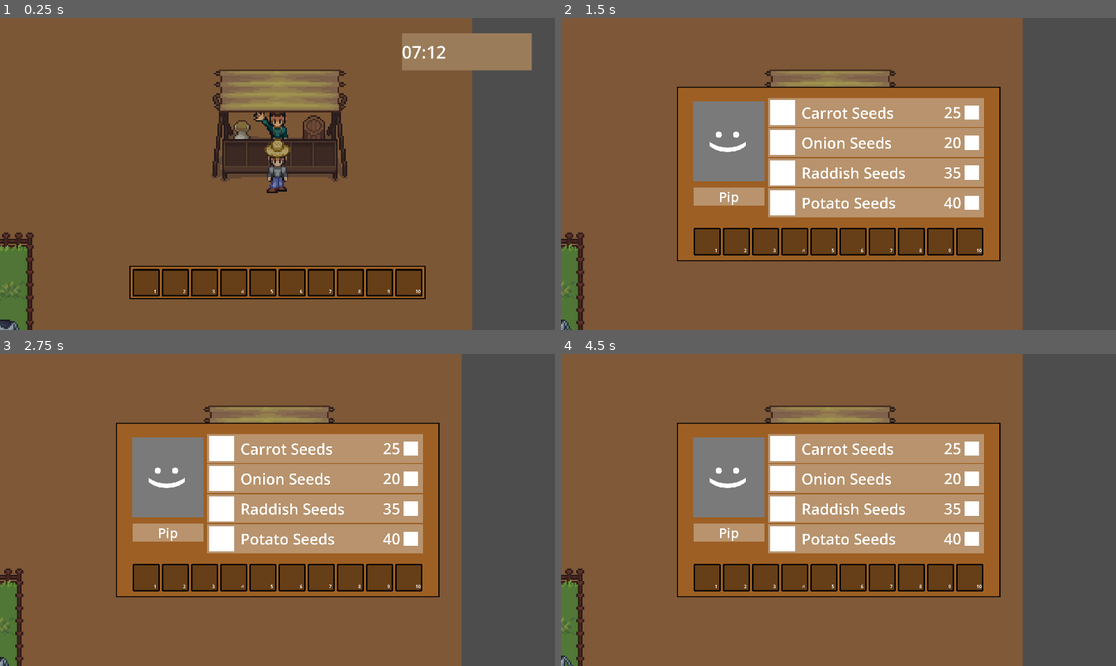
Above: before the commit, frames 1-4 (two rows, left to right).
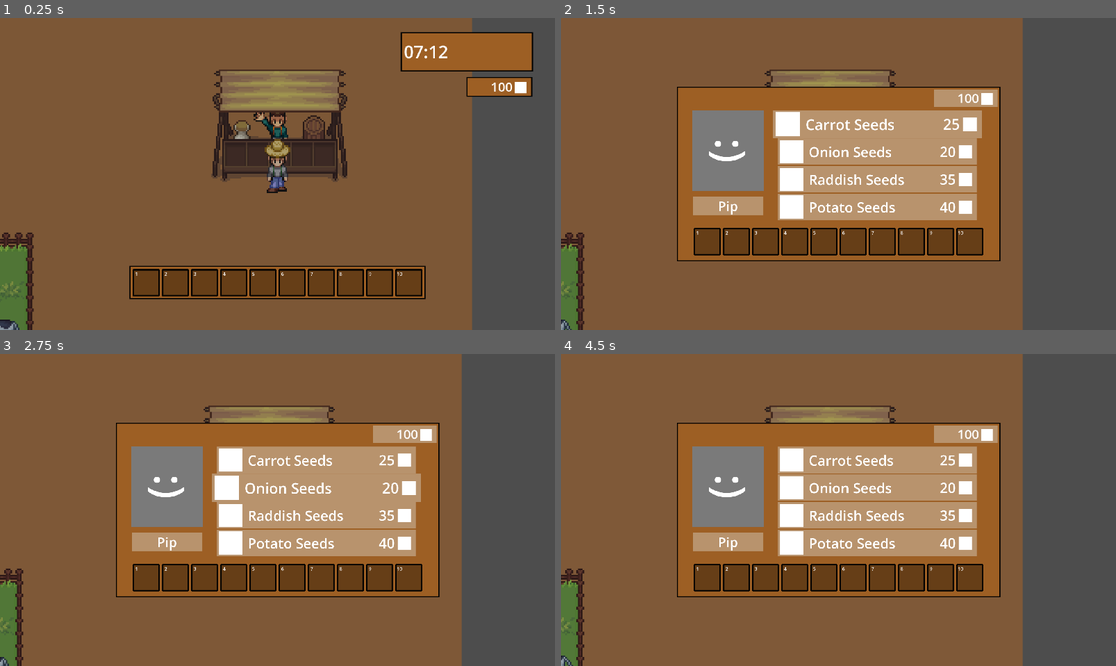
Above: after the commit, the same moments.

Repository: DragonEyeGames/Farming-Fun
Game: Godot game, scene res://Scenes/Main.tscn
Same seed, same stepped clock (60 frames per second), same inputs: the game is played once before the commit and once after it.
Inputs (mouse positions are in pixels of both pictures, inside the frame that each line leads up to):
- Up to frame 1 (0.25 s): no input
- Up to frame 2 (1.5 s): tap Enter at 0.5 s; move the mouse to (960, 158) at 0.52 s; hold D (Right) 0.53-1.25 s; tap E (Interact) at 0.6 s; click (871, 124) at 1.25 s, where only the run after the commit has a clickable "Carrot Seeds"
- Up to frame 3 (2.75 s): click (310, 488) at 2 s, where only the run after the commit has a clickable "Onion Seeds"
- Up to frame 4 (4.5 s): click (871, 516) at 2.75 s, where only the run after the commit has a clickable "Raddish Seeds"; click (871, 541) at 3.5 s, where only the run after the commit has a clickable "Potato Seeds"; tap Space at 4.25 s; move the mouse to (727, 525) at 4.27 s; hold S (Down) from 4.28 s (still down); tap E (Interact) at 4.35 s

The runs differ from the first frame. In frame 1, 3.9% of the frame differs, in the area x 24-97%, y 4-89%; in frame 2, 8.7%; in frame 3, 8.5%; in frame 4, 8.8%, in the area x 23-79%, y 22-76%.
Error after the commit: Invalid access to property or key 'money' on a base object of type 'Button (shopItem.gd)'. (res://Scenes/shop_hud.gd:9)

Commit message:
Item Working
I made it so when you purchase an item it actually subtracts your money! Money is also displayed in many places!

Diff:
--- a/Scenes/Main.tscn
+++ b/Scenes/Main.tscn
@@ -24,8 +24,7 @@
 [ext_resource type="Texture2D" uid="uid://dcbmymdn70l5x" path="res://assets/Objects.png" id="22_3b0ty"]
 [ext_resource type="Texture2D" uid="uid://r1k5u4fnpsmj" path="res://Characters/Shopkeep.png" id="23_3tgeq"]
 [ext_resource type="Script" uid="uid://bt7il3eicur1p" path="res://Scenes/shopkeep.gd" id="24_c4ay3"]
-[ext_resource type="PackedScene" uid="uid://dq70mbcajtim3" path="res://Scenes/inventory_slot.tscn" id="25_c4ay3"]
-[ext_resource type="PackedScene" uid="uid://hubi2ixxr7k2" path="res://Scenes/item.tscn" id="26_5jffn"]
+[ext_resource type="PackedScene" uid="uid://cx1ywkbf2hdqx" path="res://Scenes/shopHUD.tscn" id="25_c4ay3"]
 
 [sub_resource type="AtlasTexture" id="AtlasTexture_im7ls"]
 atlas = ExtResource("6_lgr22")
@@ -699,174 +698,8 @@
 position = Vector2(-0.5, 20)
 shape = SubResource("RectangleShape2D_3tgeq")
 
-[node name="HUD" type="CanvasLayer" parent="Shop"]
+[node name="HUD" parent="Shop" instance=ExtResource("25_c4ay3")]
 visible = false
-
-[node name="ColorRect" type="ColorRect" parent="Shop/HUD"]
-anchors_preset = 8
-anchor_left = 0.5
-anchor_top = 0.5
-anchor_right = 0.5
-anchor_bottom = 0.5
-offset_left = -555.5
-offset_top = -298.0
-offset_right = 555.5
-offset_bottom = 298.0
-grow_horizontal = 2
-grow_vertical = 2
-color = Color(0.6156863, 0.37254903, 0.14117648, 1)
-
-[node name="ColorRect2" type="ColorRect" parent="Shop/HUD"]
-z_index = -1
-anchors_preset = 8
-anchor_left = 0.5
-anchor_top = 0.5
-anchor_right = 0.5
-anchor_bottom = 0.5
-offset_left = -559.0
-offset_top = -302.0
-offset_right = 560.0
-offset_bottom = 302.0
-grow_horizontal = 2
-grow_vertical = 2
-color = Color(0, 0, 0, 1)
-
-[node name="HBoxContainer" type="HBoxContainer" parent="Shop/HUD"]
-z_index = 1
-offset_left = 405.0
-offset_top = 725.0
-offset_right = 1516.0
-offset_bottom = 837.0
-alignment = 1
-
-[node name="InventorySlot" parent="Shop/HUD/HBoxContainer" instance=ExtResource("25_c4ay3")]
-layout_mode = 2
-index = 0
-
-[node name="InventorySlot2" parent="Shop/HUD/HBoxContainer" instance=ExtResource("25_c4ay3")]
-layout_mode = 2
-
-[node name="InventorySlot3" parent="Shop/HUD/HBoxContainer" instance=ExtResource("25_c4ay3")]
-layout_mode = 2
-index = 2
-
-[node name="InventorySlot4" parent="Shop/HUD/HBoxContainer" instance=ExtResource("25_c4ay3")]
-layout_mode = 2
-index = 3
-
-[node name="InventorySlot5" parent="Shop/HUD/HBoxContainer" instance=ExtResource("25_c4ay3")]
-layout_mode = 2
-index = 4
-
-[node name="InventorySlot6" parent="Shop/HUD/HBoxContainer" instance=ExtResource("25_c4ay3")]
-layout_mode = 2
-index = 5
-
-[node name="InventorySlot7" parent="Shop/HUD/HBoxContainer" instance=ExtResource("25_c4ay3")]
-layout_mode = 2
-index = 6
-
-[node name="InventorySlot8" parent="Shop/HUD/HBoxContainer" instance=ExtResource("25_c4ay3")]
-layout_mode = 2
-index = 7
-
-[node name="InventorySlot9" parent="Shop/HUD/HBoxContainer" instance=ExtResource("25_c4ay3")]
-layout_mode = 2
-index = 8
-
-[node name="InventorySlot10" parent="Shop/HUD/HBoxContainer" instance=ExtResource("25_c4ay3")]
-layout_mode = 2
-index = 9
-
-[node name="ColorRect3" type="ColorRect" parent="Shop/HUD"]
-anchors_preset = 8
-anchor_left = 0.5
-anchor_top = 0.5
-anchor_right = 0.5
-anchor_bottom = 0.5
-offset_left = -501.0
-offset_top = 47.0
-offset_right = -203.0
-offset_bottom = 124.0
-grow_horizontal = 2
-grow_vertical = 2
-scale = Vector2(0.82, 0.82)
-color = Color(0.7210815, 0.5746666, 0.42706376, 1)
-
-[node name="RichTextLabel" type="RichTextLabel" parent="Shop/HUD/ColorRect3"]
-layout_mode = 1
-anchors_preset = 15
-anchor_right = 1.0
-anchor_bottom = 1.0
-grow_horizontal = 2
-grow_vertical = 2
-theme_override_font_sizes/normal_font_size = 56
-text = "Pip"
-horizontal_alignment = 1
-vertical_alignment = 1
-
-[node name="ColorRect4" type="ColorRect" parent="Shop/HUD/ColorRect3"]
-z_index = -1
-layout_mode = 1
-anchors_preset = 8
-anchor_left = 0.5
-anchor_top = 0.5
-anchor_right = 0.5
-anchor_bottom = 0.5
-offset_left = -154.0
-offset_top = -42.5
-offset_right = 153.0
-offset_bottom = 38.5
-grow_horizontal = 2
-grow_vertical = 2
-color = Color(0, 0, 0, 1)
-
-[node name="ColorRect5" type="ColorRect" parent="Shop/HUD"]
-offset_left = 457.0
-offset_top = 288.0
-offset_right = 704.0
-offset_bottom = 566.0
-color = Color(0.47788018, 0.47788012, 0.47788012, 1)
-
-[node name="RichTextLabel" type="RichTextLabel" parent="Shop/HUD/ColorRect5"]
-layout_mode = 0
-offset_left = 247.90906
-offset_right = 526.81824
-offset_bottom = 226.28201
-rotation = 1.5707964
-theme_override_font_sizes/normal_font_size = 144
-text = ":)"
-horizontal_alignment = 1
-vertical_alignment = 1
-
-[node name="ScrollContainer" type="ScrollContainer" parent="Shop/HUD"]
-offset_left = 716.0
-offset_top = 277.0
-offset_right = 1500.0
-offset_bottom = 692.0
-horizontal_scroll_mode = 0
-
-[node name="VBoxContainer" type="VBoxContainer" parent="Shop/HUD/ScrollContainer"]
-custom_minimum_size = Vector2(765, 0)
-layout_mode = 2
-
-[node name="Item" parent="Shop/HUD/ScrollContainer/VBoxContainer" instance=ExtResource("26_5jffn")]
-layout_mode = 2
-
-[node name="Item2" parent="Shop/HUD/ScrollContainer/VBoxContainer" instance=ExtResource("26_5jffn")]
-layout_mode = 2
-item = 6
-cost = 20
-
-[node name="Item3" parent="Shop/HUD/ScrollContainer/VBoxContainer" instance=ExtResource("26_5jffn")]
-layout_mode = 2
-item = 5
-cost = 35
-
-[node name="Item4" parent="Shop/HUD/ScrollContainer/VBoxContainer" instance=ExtResource("26_5jffn")]
-layout_mode = 2
-item = 7
-cost = 40
 
 [connection signal="animation_finished" from="Windmill/Door" to="Windmill" method="_on_door_animation_finished"]
 [connection signal="body_entered" from="Windmill/Door/Area2D" to="Windmill" method="_on_area_2d_body_entered"]
--- a/Scenes/hud.tscn
+++ b/Scenes/hud.tscn
@@ -11,18 +11,70 @@
 offset_top = 53.0
 offset_right = 1840.0
 offset_bottom = 181.0
-color = Color(0.6063704, 0.48450226, 0.35283723, 1)
+color = Color(0.6156863, 0.37254903, 0.14117648, 1)
 
 [node name="RichTextLabel" type="RichTextLabel" parent="TimeHolder"]
 layout_mode = 1
 anchors_preset = 15
 anchor_right = 1.0
 anchor_bottom = 1.0
+offset_left = 7.0
+offset_top = -1.0
+offset_right = 1.0
+offset_bottom = -1.0
 grow_horizontal = 2
 grow_vertical = 2
 theme_override_font_sizes/normal_font_size = 60
 text = "Time: 0:00"
 vertical_alignment = 1
+
+[node name="TimeHolder2" type="ColorRect" parent="TimeHolder"]
+z_index = -1
+layout_mode = 0
+offset_left = -4.0
+offset_top = -4.0
+offset_right = 454.0
+offset_bottom = 132.0
+color = Color(0, 0, 0, 1)
+
+[node name="Money Holder" type="ColorRect" parent="."]
+offset_left = 1618.0
+offset_top = 208.0
+offset_right = 1837.0
+offset_bottom = 269.0
+color = Color(0.6156863, 0.37254903, 0.14117648, 1)
+
+[node name="RichTextLabel" type="RichTextLabel" parent="Money Holder"]
+layout_mode = 1
+anchors_preset = 15
+anchor_right = 1.0
+anchor_bottom = 1.0
+offset_left = 7.0
+offset_top = -1.0
+offset_right = -64.0
+offset_bottom = -1.0
+grow_horizontal = 2
+grow_vertical = 2
+theme_override_font_sizes/normal_font_size = 44
+text = "100"
+horizontal_alignment = 2
+vertical_alignment = 1
+
+[node name="TimeHolder2" type="ColorRect" parent="Money Holder"]
+z_index = -1
+layout_mode = 0
+offset_left = -4.0
+offset_top = -4.0
+offset_right = 224.0
+offset_bottom = 65.0
+color = Color(0, 0, 0, 1)
+
+[node name="ColorRect" type="ColorRect" parent="Money Holder"]
+layout_mode = 0
+offset_left = 163.0
+offset_top = 13.0
+offset_right = 203.0
+offset_bottom = 53.0
 
 [node name="HBoxContainer" type="HBoxContainer" parent="."]
 offset_left = 1.0
@@ -67,7 +119,7 @@
 offset_top = 861.0
 offset_right = 1469.0
 offset_bottom = 970.0
-color = Color(0.6152663, 0.37409964, 0.13962057, 1)
+color = Color(0.6156863, 0.37254903, 0.14117648, 1)
 
 [node name="ColorRect2" type="ColorRect" parent="."]
 z_index = -3
--- a/Scenes/inventory_slot.tscn
+++ b/Scenes/inventory_slot.tscn
@@ -29,40 +29,17 @@
 offset_bottom = 94.0
 color = Color(0, 0, 0, 0.34901962)
 
-[node name="Carrot" type="Sprite2D" parent="."]
-visible = false
-position = Vector2(55.999996, 49.000004)
-scale = Vector2(4.86, 4.86)
-texture = ExtResource("4_x3kwo")
-region_enabled = true
-region_rect = Rect2(160, 304, 16, 16)
+[node name="RichTextLabel" type="RichTextLabel" parent="."]
+layout_mode = 0
+offset_left = 7.0
+offset_top = 7.0
+offset_right = 26.0
+offset_bottom = 31.0
+text = "1"
+horizontal_alignment = 1
+vertical_alignment = 1
 
-[node name="Raddish" type="Sprite2D" parent="."]
-visible = false
-self_modulate = Color(1, 0.4862745, 0.6901961, 1)
-position = Vector2(51, 52)
-scale = Vector2(4.86, 4.86)
-texture = ExtResource("4_x3kwo")
-region_enabled = true
-region_rect = Rect2(194, 290, 12, 12)
-
-[node name="Onion" type="Sprite2D" parent="."]
-visible = false
-position = Vector2(46.000004, 59.000004)
-scale = Vector2(7.695, 7.695)
-texture = ExtResource("4_x3kwo")
-region_enabled = true
-region_rect = Rect2(114, 260, 10, 12)
-
-[node name="Potato" type="Sprite2D" parent="."]
-visible = false
-position = Vector2(48, 48)
-scale = Vector2(7.125, 7.125)
-texture = ExtResource("4_x3kwo")
-region_enabled = true
-region_rect = Rect2(210, 290, 12, 12)
-
-[node name="RichTextLabel" type="RichTextLabel" parent="."]
+[node name="Value" type="RichTextLabel" parent="."]
 layout_mode = 0
 offset_left = 71.0
 offset_top = 68.0
@@ -72,12 +49,37 @@
 horizontal_alignment = 1
 vertical_alignment = 1
 
-[node name="Value" type="RichTextLabel" parent="."]
-layout_mode = 0
-offset_left = 7.0
-offset_top = 68.0
-offset_right = 26.0
-offset_bottom = 92.0
-text = "1"
-horizontal_alignment = 1
-vertical_alignment = 1
+[node name="Items" type="Node2D" parent="."]
+
+[node name="Carrot" type="Sprite2D" parent="Items"]
+visible = false
+position = Vector2(55.999996, 49.000004)
+scale = Vector2(4.86, 4.86)
+texture = ExtResource("4_x3kwo")
+region_enabled = true
+region_rect = Rect2(160, 304, 16, 16)
+
+[node name="Raddish" type="Sprite2D" parent="Items"]
+visible = false
+self_modulate = Color(1, 0.4862745, 0.6901961, 1)
+position = Vector2(51, 52)
+scale = Vector2(4.86, 4.86)
+texture = ExtResource("4_x3kwo")
+region_enabled = true
+region_rect = Rect2(194, 290, 12, 12)
+
+[node name="Onion" type="Sprite2D" parent="Items"]
+visible = false
+position = Vector2(46.000004, 59.000004)
+scale = Vector2(7.695, 7.695)
+texture = ExtResource("4_x3kwo")
+region_enabled = true
+region_rect = Rect2(114, 260, 10, 12)
+
+[node name="Potato" type="Sprite2D" parent="Items"]
+visible = false
+position = Vector2(48, 48)
+scale = Vector2(7.125, 7.125)
+texture = ExtResource("4_x3kwo")
+region_enabled = true
+region_rect = Rect2(210, 290, 12, 12)
--- a/Scenes/item.tscn
+++ b/Scenes/item.tscn
@@ -2,10 +2,13 @@
 
 [ext_resource type="Script" uid="uid://dduwraqaxa3w" path="res://Scenes/shopItem.gd" id="1_ys0gr"]
 
-[node name="Item" type="Control"]
+[node name="Item" type="Button"]
 custom_minimum_size = Vector2(0, 100)
-layout_mode = 3
-anchors_preset = 0
+offset_right = 770.0
+offset_bottom = 100.0
+pivot_offset = Vector2(384, 50)
+focus_mode = 0
+flat = true
 script = ExtResource("1_ys0gr")
 item = 4
 cost = 25
@@ -14,35 +17,40 @@
 layout_mode = 1
 anchors_preset = 9
 anchor_bottom = 1.0
-offset_right = 748.0
-grow_horizontal = 2
+offset_left = 22.0
+offset_top = 1.0
+offset_right = 770.0
+offset_bottom = 1.0
 grow_vertical = 2
+mouse_filter = 2
 color = Color(0.72156864, 0.5764706, 0.42745098, 1)
-metadata/_edit_use_anchors_ = true
 
 [node name="ColorRect2" type="ColorRect" parent="."]
 layout_mode = 0
-offset_left = 8.0
-offset_top = 7.0
-offset_right = 95.0
-offset_bottom = 94.0
+offset_left = 30.0
+offset_top = 8.0
+offset_right = 117.0
+offset_bottom = 95.0
+mouse_filter = 2
 
 [node name="Item" type="RichTextLabel" parent="."]
 layout_mode = 0
-offset_left = 116.0
-offset_top = 7.0
-offset_right = 496.0
-offset_bottom = 95.0
+offset_left = 138.0
+offset_top = 8.0
+offset_right = 518.0
+offset_bottom = 96.0
+mouse_filter = 2
 theme_override_font_sizes/normal_font_size = 52
 text = "Carrot Seeds"
 vertical_alignment = 1
 
 [node name="Cost" type="RichTextLabel" parent="."]
 layout_mode = 0
-offset_left = 548.0
-offset_top = 9.0
-offset_right = 668.0
-offset_bottom = 92.0
+offset_left = 570.0
+offset_top = 10.0
+offset_right = 690.0
+offset_bottom = 93.0
+mouse_filter = 2
 theme_override_font_sizes/normal_font_size = 52
 text = "25"
 horizontal_alignment = 2
@@ -50,7 +58,12 @@
 
 [node name="ColorRect3" type="ColorRect" parent="."]
 layout_mode = 0
-offset_left = 680.0
-offset_top = 26.0
-offset_right = 730.0
-offset_bottom = 75.0
+offset_left = 702.0
+offset_top = 27.0
+offset_right = 752.0
+offset_bottom = 76.0
+mouse_filter = 2
+
+[connection signal="mouse_entered" from="." to="." method="_on_mouse_entered"]
+[connection signal="mouse_exited" from="." to="." method="_on_mouse_exited"]
+[connection signal="pressed" from="." to="." method="_on_pressed"]
--- /dev/null
+++ b/Scenes/shopHUD.tscn
@@ -0,0 +1,225 @@
+[gd_scene load_steps=4 format=3 uid="uid://cx1ywkbf2hdqx"]
+
+[ext_resource type="Script" uid="uid://bpos8g004ccg7" path="res://Scenes/shop_hud.gd" id="1_7b6gg"]
+[ext_resource type="PackedScene" uid="uid://dq70mbcajtim3" path="res://Scenes/inventory_slot.tscn" id="1_ai82c"]
+[ext_resource type="PackedScene" uid="uid://hubi2ixxr7k2" path="res://Scenes/item.tscn" id="2_7b6gg"]
+
+[node name="HUD" type="CanvasLayer"]
+process_mode = 3
+script = ExtResource("1_7b6gg")
+
+[node name="ColorRect" type="ColorRect" parent="."]
+anchors_preset = 8
+anchor_left = 0.5
+anchor_top = 0.5
+anchor_right = 0.5
+anchor_bottom = 0.5
+offset_left = -555.5
+offset_top = -298.0
+offset_right = 555.5
+offset_bottom = 298.0
+grow_horizontal = 2
+grow_vertical = 2
+mouse_filter = 2
+color = Color(0.6156863, 0.37254903, 0.14117648, 1)
+
+[node name="ColorRect2" type="ColorRect" parent="."]
+z_index = -1
+anchors_preset = 8
+anchor_left = 0.5
+anchor_top = 0.5
+anchor_right = 0.5
+anchor_bottom = 0.5
+offset_left = -559.0
+offset_top = -302.0
+offset_right = 560.0
+offset_bottom = 302.0
+grow_horizontal = 2
+grow_vertical = 2
+mouse_filter = 2
+color = Color(0, 0, 0, 1)
+
+[node name="HBoxContainer" type="HBoxContainer" parent="."]
+z_index = 1
+offset_left = 405.0
+offset_top = 725.0
+offset_right = 1516.0
+offset_bottom = 837.0
+alignment = 1
+
+[node name="InventorySlot" parent="HBoxContainer" instance=ExtResource("1_ai82c")]
+layout_mode = 2
+index = 0
+selectable = false
+
+[node name="InventorySlot2" parent="HBoxContainer" instance=ExtResource("1_ai82c")]
+layout_mode = 2
+selectable = false
+
+[node name="InventorySlot3" parent="HBoxContainer" instance=ExtResource("1_ai82c")]
+layout_mode = 2
+index = 2
+selectable = false
+
+[node name="InventorySlot4" parent="HBoxContainer" instance=ExtResource("1_ai82c")]
+layout_mode = 2
+index = 3
+selectable = false
+
+[node name="InventorySlot5" parent="HBoxContainer" instance=ExtResource("1_ai82c")]
+layout_mode = 2
+index = 4
+selectable = false
+
+[node name="InventorySlot6" parent="HBoxContainer" instance=ExtResource("1_ai82c")]
+layout_mode = 2
+index = 5
+selectable = false
+
+[node name="InventorySlot7" parent="HBoxContainer" instance=ExtResource("1_ai82c")]
+layout_mode = 2
+index = 6
+selectable = false
+
+[node name="InventorySlot8" parent="HBoxContainer" instance=ExtResource("1_ai82c")]
+layout_mode = 2
+index = 7
+selectable = false
+
+[node name="InventorySlot9" parent="HBoxContainer" instance=ExtResource("1_ai82c")]
+layout_mode = 2
+index = 8
+selectable = false
+
+[node name="InventorySlot10" parent="HBoxContainer" instance=ExtResource("1_ai82c")]
+layout_mode = 2
+index = 9
+selectable = false
+
+[node name="ColorRect3" type="ColorRect" parent="."]
+anchors_preset = 8
+anchor_left = 0.5
+anchor_top = 0.5
+anchor_right = 0.5
+anchor_bottom = 0.5
+offset_left = -504.0
+offset_top = 79.0
+offset_right = -206.0
+offset_bottom = 156.0
+grow_horizontal = 2
+grow_vertical = 2
+scale = Vector2(0.82, 0.82)
+mouse_filter = 2
+color = Color(0.7210815, 0.5746666, 0.42706376, 1)
+
+[node name="RichTextLabel" type="RichTextLabel" parent="ColorRect3"]
+layout_mode = 1
+anchors_preset = 15
+anchor_right = 1.0
+anchor_bottom = 1.0
+grow_horizontal = 2
+grow_vertical = 2
+theme_override_font_sizes/normal_font_size = 56
+text = "Pip"
+horizontal_alignment = 1
+vertical_alignment = 1
+
+[node name="ColorRect4" type="ColorRect" parent="ColorRect3"]
+z_index = -1
+layout_mode = 1
+anchors_preset = 8
+anchor_left = 0.5
+anchor_top = 0.5
+anchor_right = 0.5
+anchor_bottom = 0.5
+offset_left = -154.0
+offset_top = -42.5
+offset_right = 153.0
+offset_bottom = 38.5
+grow_horizontal = 2
+grow_vertical = 2
+color = Color(0, 0, 0, 1)
+
+[node name="ColorRect5" type="ColorRect" parent="."]
+offset_left = 454.0
+offset_top = 320.0
+offset_right = 701.0
+offset_bottom = 598.0
+mouse_filter = 2
+color = Color(0.47788018, 0.47788012, 0.47788012, 1)
+
+[node name="RichTextLabel" type="RichTextLabel" parent="ColorRect5"]
+layout_mode = 0
+offset_left = 247.90906
+offset_right = 526.81824
+offset_bottom = 226.28201
+rotation = 1.5707964
+theme_override_font_sizes/normal_font_size = 144
+text = ":)"
+horizontal_alignment = 1
+vertical_alignment = 1
+
+[node name="ScrollContainer" type="ScrollContainer" parent="."]
+offset_left = 730.0
+offset_top = 320.0
+offset_right = 1528.0
+offset_bottom = 735.0
+scale = Vector2(0.92, 0.92)
+horizontal_scroll_mode = 0
+
+[node name="VBoxContainer" type="VBoxContainer" parent="ScrollContainer"]
+custom_minimum_size = Vector2(765, 0)
+layout_mode = 2
+
+[node name="Item" parent="ScrollContainer/VBoxContainer" instance=ExtResource("2_7b6gg")]
+layout_mode = 2
+
+[node name="Item2" parent="ScrollContainer/VBoxContainer" instance=ExtResource("2_7b6gg")]
+layout_mode = 2
+item = 6
+cost = 20
+
+[node name="Item3" parent="ScrollContainer/VBoxContainer" instance=ExtResource("2_7b6gg")]
+layout_mode = 2
+item = 5
+cost = 35
+
+[node name="Item4" parent="ScrollContainer/VBoxContainer" instance=ExtResource("2_7b6gg")]
+layout_mode = 2
+item = 7
+cost = 40
+
+[node name="Money Holder" type="ColorRect" parent="."]
+offset_left = 1291.0
+offset_top = 247.0
+offset_right = 1510.0
+offset_bottom = 308.0
+color = Color(0.72156864, 0.5764706, 0.42745098, 1)
+
+[node name="RichTextLabel" type="RichTextLabel" parent="Money Holder"]
+layout_mode = 1
+anchors_preset = 15
+anchor_right = 1.0
+anchor_bottom = 1.0
+offset_left = 7.0
+offset_top = -1.0
+offset_right = -64.0
+offset_bottom = -1.0
+grow_horizontal = 2
+grow_vertical = 2
+theme_override_font_sizes/normal_font_size = 44
+text = "100"
+horizontal_alignment = 2
+vertical_alignment = 1
+
+[node name="ColorRect" type="ColorRect" parent="Money Holder"]
+layout_mode = 0
+offset_left = 163.0
+offset_top = 13.0
+offset_right = 203.0
+offset_bottom = 53.0
+
+[connection signal="pressed" from="ScrollContainer/VBoxContainer/Item" to="." method="_on_item_pressed" binds= [0]]
+[connection signal="pressed" from="ScrollContainer/VBoxContainer/Item2" to="." method="_on_item_pressed" binds= [1]]
+[connection signal="pressed" from="ScrollContainer/VBoxContainer/Item3" to="." method="_on_item_pressed" binds= [2]]
+[connection signal="pressed" from="ScrollContainer/VBoxContainer/Item4" to="." method="_on_item_pressed" binds= [3]]
--- a/Scenes/shopItem.gd
+++ b/Scenes/shopItem.gd
@@ -9,3 +9,21 @@
 	itemText = itemText.replace("_", " ")
 	$Item.text=str(itemText)
 	$Cost.text=str(cost)
+
+
+func _on_mouse_entered() -> void:
+	var tween=create_tween()
+	tween.tween_property(self, "scale", Vector2(1.05, 1.05), .1)
+
+
+func _on_mouse_exited() -> void:
+	var tween=create_tween()
+	tween.tween_property(self, "scale", Vector2.ONE, .1)
+
+
+func _on_pressed() -> void:
+	var tween=create_tween()
+	tween.tween_property($ColorRect, "color", Color.html('9d5f24'), .05)
+	await get_tree().create_timer(0.05).timeout
+	var tween2=create_tween()
+	tween2.tween_property($ColorRect, "color", Color.html("#b8936d"), .05)
--- /dev/null
+++ b/Scenes/shop_hud.gd
@@ -0,0 +1,10 @@
+extends CanvasLayer
+
+func _process(_delta: float) -> void:
+	$"Money Holder/RichTextLabel".text=str(GameManager.playerMoney)
+
+
+func _on_item_pressed(id) -> void:
+	var caller = $ScrollContainer/VBoxContainer.get_child(id)
+	GameManager.playerMoney-=caller.money
+	GameManager.addItem(caller.item, 1)
--- a/Scenes/shopkeep.gd
+++ b/Scenes/shopkeep.gd
@@ -1,6 +1,7 @@
 extends AnimatedSprite2D
 
 var playerEntered:=false
+var shopVisible:=false
 
 func _ready() -> void:
 	randomEvents()
@@ -17,6 +18,12 @@
 		GameManager.player.canMove=false
 		GameManager.player.sprite.play("idle-up")
 		$"../HUD".visible=true
+		shopVisible=true
+	if(shopVisible and Input.is_action_just_pressed("Escape")):
+		shopVisible=false
+		$"../HUD".visible=false
+		GameManager.hud.visible=true
+		GameManager.player.canMove=true
 
 func _on_animation_finished() -> void:
 	play("idle")
--- a/Scripts/GameManager.gd
+++ b/Scripts/GameManager.gd
@@ -4,6 +4,8 @@
 
 var hud
 var player
+
+var playerMoney:=100
 
 enum inventoryItem {
 	Carrot,
--- a/Scripts/hud.gd
+++ b/Scripts/hud.gd
@@ -13,3 +13,4 @@
 	var minutes := total_minutes % 60
 	var time_24h := "%02d:%02d" % [hours, minutes]
 	$TimeHolder/RichTextLabel.text=str(time_24h)
+	$"Money Holder/RichTextLabel".text=str(GameManager.playerMoney )
--- a/Scripts/inventory_slot.gd
+++ b/Scripts/inventory_slot.gd
@@ -1,20 +1,21 @@
 extends Control
 
 @export var index:=1
+@export var selectable:=true
 
 func _ready() -> void:
 	await get_tree().process_frame
 	$RichTextLabel.text=str(index+1)
 
 func _process(_delta: float) -> void:
-	$InventoryOutline.visible=GameManager.playerSelected==index
+	$InventoryOutline.visible=GameManager.playerSelected==index and selectable
 	var keys := GameManager.playerInventory.keys()
 
 	if index < keys.size():
 		var item = keys[index]
 		if GameManager.playerInventory[item] > 0:
 			var itemName = GameManager.inventoryItem.keys()[item]
-			get_node(itemName).visible = true
+			$Items.get_node(itemName).visible = true
 			var count := GameManager.playerInventory[item]
 			$Value.text = str(count)
 	else:
--- a/Scripts/player.gd
+++ b/Scripts/player.gd
@@ -16,7 +16,6 @@
 		return
 	#if(Input.is_action_just_pressed("Interact")):
 	velocity = (Input.get_vector("Left", "Right", "Up", "Down")).normalized()*80
-	move_and_slide()
 	if(velocity.x<0):
 		direction="side"
 		sprite.flip_h=true
@@ -27,6 +26,7 @@
 		direction="down"
 	elif(velocity.y<0):
 		direction="up"
+	move_and_slide()
 	if(velocity!=Vector2.ZERO):
 		state="walk"
 	else:
--- a/project.godot
+++ b/project.godot
@@ -122,6 +122,11 @@
 "events": [Object(InputEventKey,"resource_local_to_scene":false,"resource_name":"","device":-1,"window_id":0,"alt_press …(191 unchanged characters)…
 ]
 }
+Escape={
+"deadzone": 0.2,
+"events": [Object(InputEventKey,"resource_local_to_scene":false,"resource_name":"","device":-1,"window_id":0,"alt_pressed":false,"shift_pressed":false,"ctrl_pressed":false,"meta_pressed":false,"pressed":false,"keycode":0,"physical_keycode":4194305,"key_label":0,"unicode":0,"location":0,"echo":false,"script":null)
+]
+}
 
 [layer_names]
 
Not shown: 1 places in Scenes/Main.tscn that only renumber resources
Not shown, added: Scenes/shop_hud.gd.uid
